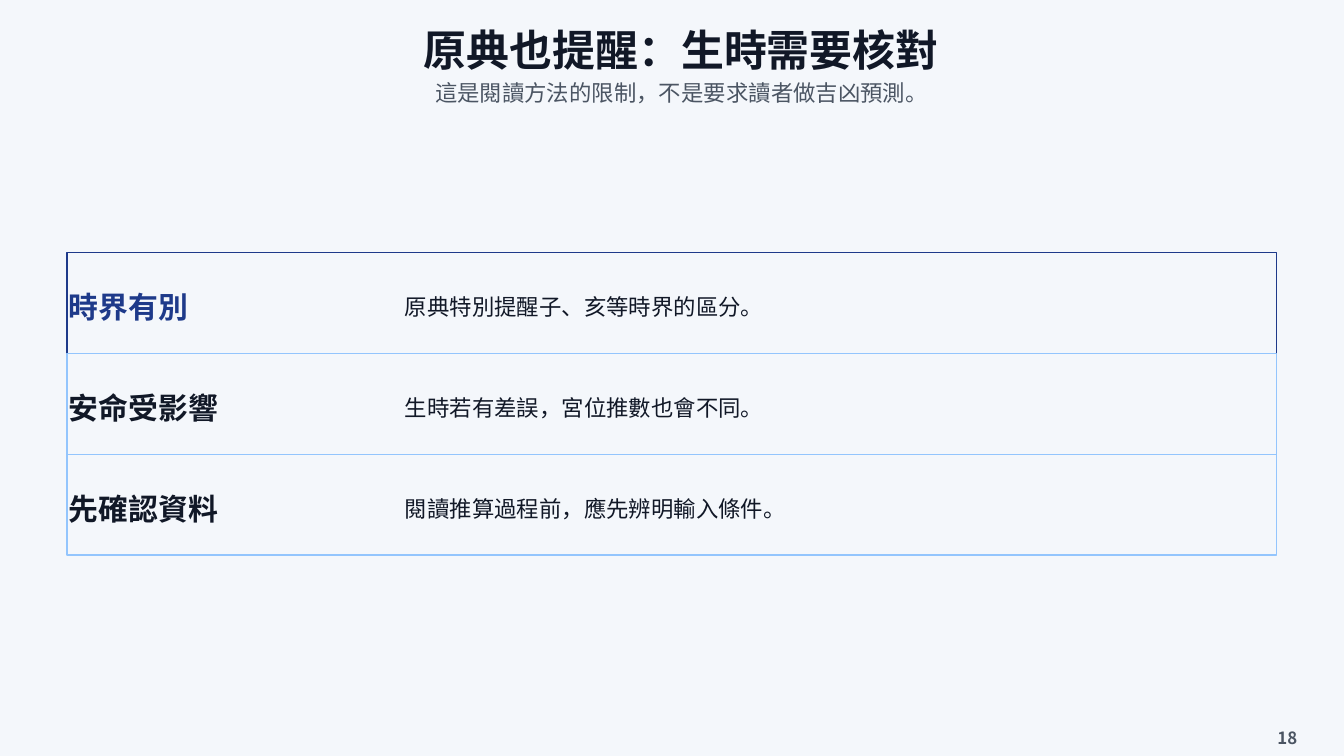
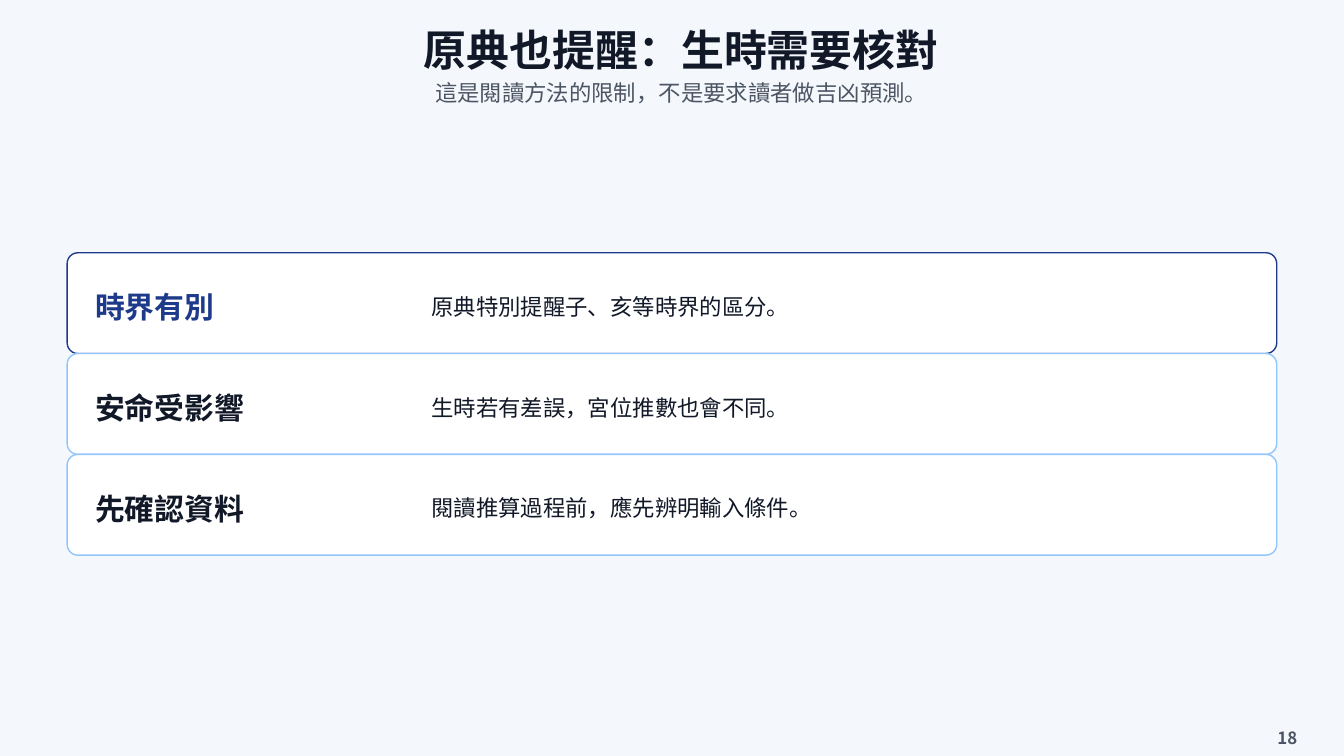
Before and after one commit to estrella123456789/S, a slide deck: slide 19 of exports/ziwei-reading.pptx. Drawn at 1344x756 pixels with LibreOffice and Linux fonts; fonts in the diff are those of the drawing; background and template pictures are left out. Boxes give left, top, right and bottom in pixels: in the first picture for what was removed or moved away, otherwise in the second. Text is boxed around its words. In the diff, an @@ line names an element or a change of style, - is before the commit and + after.

```diff
--- a/exports/ziwei-reading.pptx
+++ b/exports/ziwei-reading.pptx
@@ text "原典特別提醒子、亥等時界的區分。" moved from (x1=405, y1=296, x2=763, y2=317) to (x1=431, y1=296, x2=789, y2=317) @@
@@ text "生時若有差誤，宮位推數也會不同。" moved from (x1=405, y1=397, x2=763, y2=418) to (x1=431, y1=397, x2=789, y2=419) @@
@@ rectangle to rounded rectangle; fill none to #FFFFFF in 3 elements at (x1=67, y1=253, x2=1277, y2=353), (x1=67, y1=353, x2=1277, y2=454), (x1=67, y1=454, x2=1277, y2=555) @@
@@ 3 texts moved together from (x1=69, y1=292, x2=218, y2=523) to (x1=95, y1=292, x2=244, y2=523) @@
@@ text "閱讀推算過程前，應先辨明輸入條件。" moved from (x1=405, y1=498, x2=786, y2=519) to (x1=431, y1=497, x2=811, y2=519) @@
```
Also in this commit, not shown: 12 other slides changed, 1 other file.
